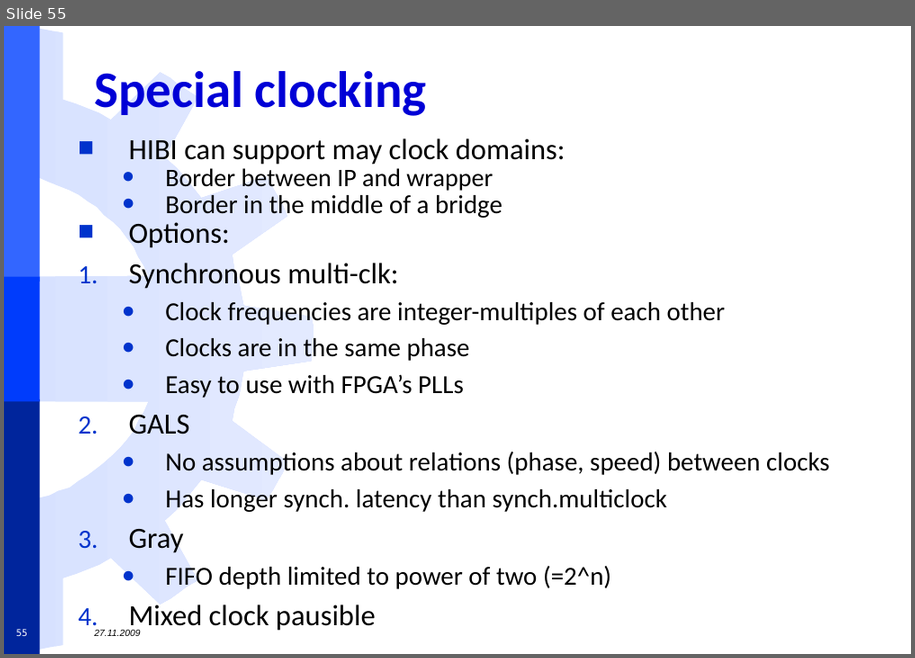
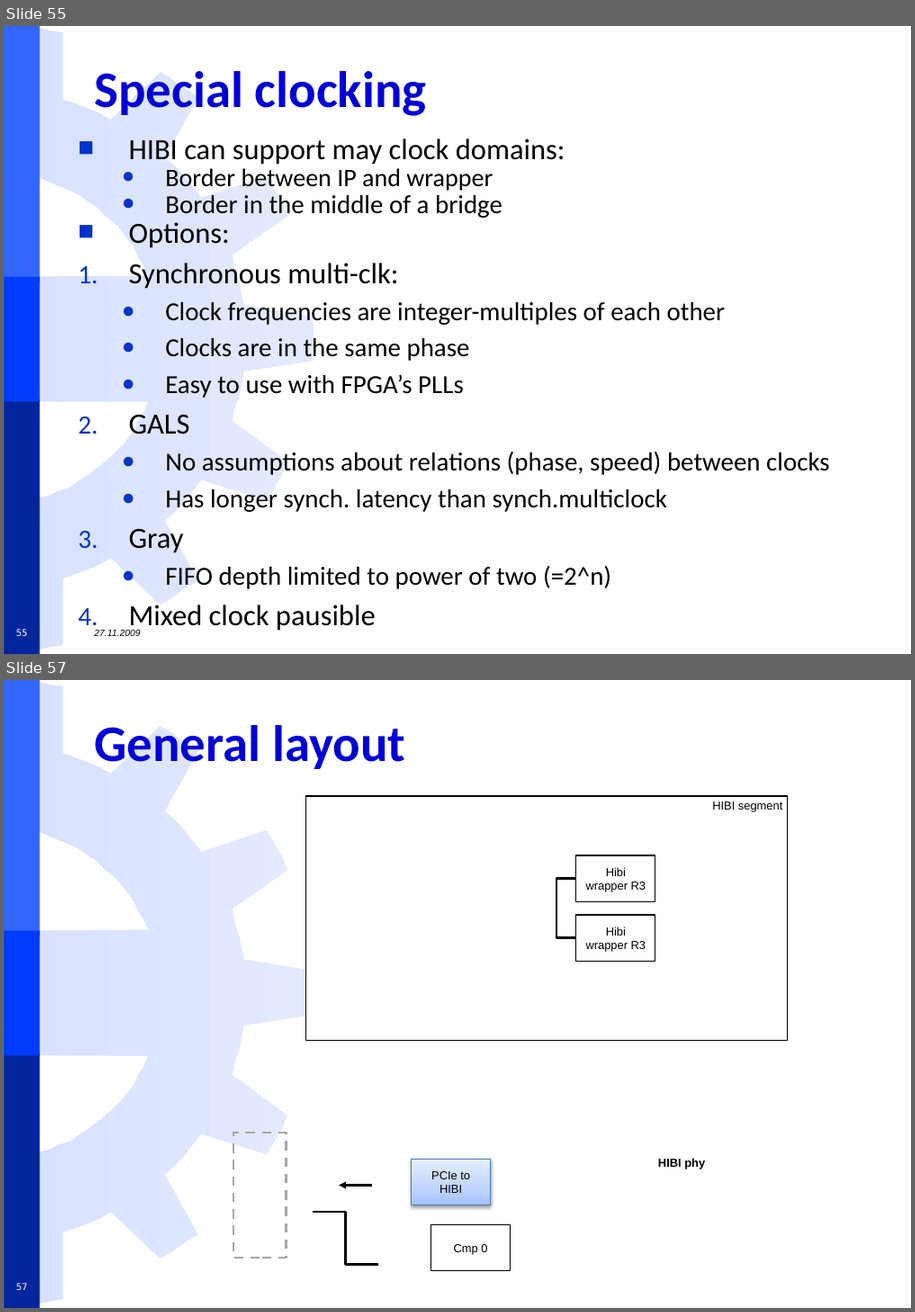
Before and after one commit to freecores/funbase_ip_library, a slide deck: TUT/ip.hwp.communication/hibi/doc/Datasheet/Fig/HIBI datasheet presentation v6_wikikuvat.pptx. Shown one above the other, each under a label of ours: slide 55 before the commit, slides 55 and 57 after it; the slides between them are not shown. The pictures are 915x658 and 915x1312 pixels, drawn with LibreOffice and Linux fonts; fonts in the diff are those of the drawing; background and template pictures are left out. Boxes give left, top, right and bottom in pixels: in the first picture for what was removed or moved away, otherwise in the second. Text is boxed around its words. In the diff, an @@ line names an element or a change of style, - is before the commit and + after.

```diff
--- a/TUT/ip.hwp.communication/hibi/doc/Datasheet/Fig/HIBI datasheet presentation v6_wikikuvat.pptx
+++ b/TUT/ip.hwp.communication/hibi/doc/Datasheet/Fig/HIBI datasheet presentation v6_wikikuvat.pptx
@@ slide 57 added at (x1=4, y1=680, x2=911, y2=1308), background #FFFFFF; not listed: 4 template elements that a slide beside it also shows @@
@@ title added at (x1=94, y1=725, x2=405, y2=769), 44 pt, text #0000D6, bold @@
+General layout
@@ rectangle added at (x1=306, y1=796, x2=788, y2=1040), fill #FFFFFF, outline #000000 1 pt @@
@@ text added at (x1=712, y1=802, x2=782, y2=812), 10 pt, text #000000 @@
+HIBI segment
@@ rectangle added at (x1=576, y1=856, x2=655, y2=902), fill #FFFFFF, outline #000000 1 pt, 10 pt, text #000000 @@
+Hibi wrapper R3
@@ elbow line added from (578, 938) to (576, 879), #000000 2 pt @@
@@ rectangle added at (x1=576, y1=916, x2=655, y2=962), fill #FFFFFF, outline #000000 1 pt, 10 pt, text #000000 @@
+Hibi wrapper R3
@@ rectangle added at (x1=234, y1=1133, x2=287, y2=1258), outline #A6A6A6 2 pt dashed @@
@@ rectangle added at (x1=412, y1=1159, x2=491, y2=1206), fill gradient #A4C4FF to #BFD4FF to #E6EEFF, outline #4B7EBC 0.75 pt, 10 pt, text #000000 @@
+PCIe to HIBI
@@ text added at (x1=658, y1=1158, x2=705, y2=1169), 10 pt, text #000000, bold @@
+HIBI phy
@@ arrow added from (372, 1185) to (339, 1185), #000000 2 pt @@
@@ elbow line added from (313, 1212) to (378, 1265), #000000 2 pt @@
@@ rectangle added at (x1=432, y1=1225, x2=510, y2=1271), fill #FFFFFF, outline #000000 1 pt, 10 pt, text #000000 @@
+Cmp 0
@@ page number added at (x1=17, y1=1283, x2=27, y2=1290), 8 pt, text #FFFFFF @@
+57
```
Also in this commit, not shown: 8 other slides added.
